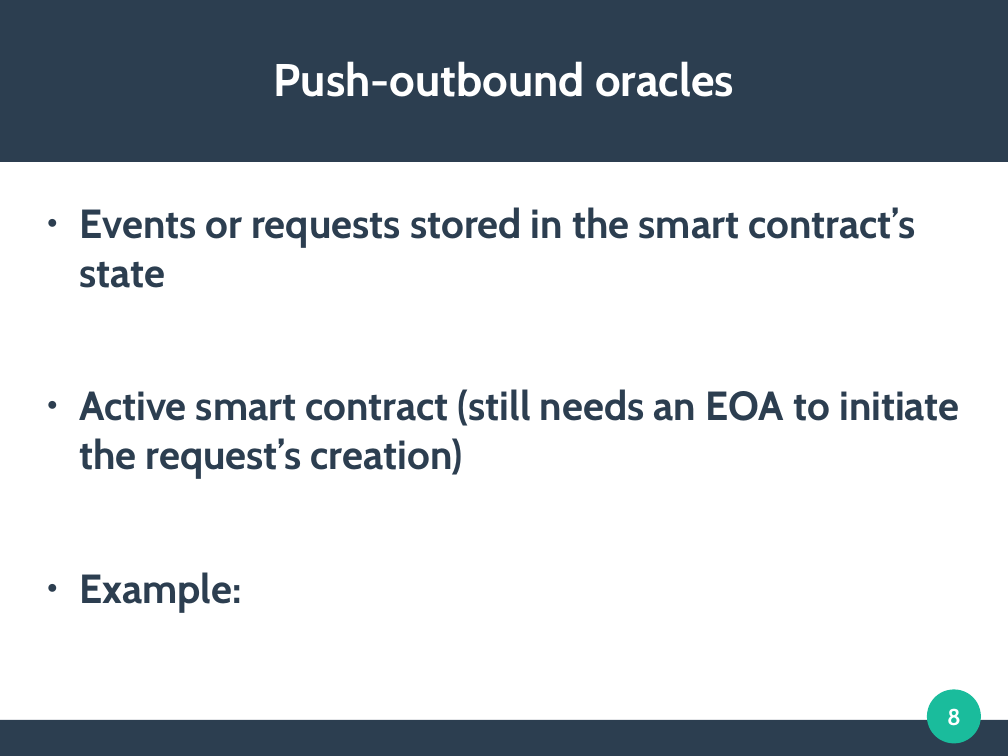
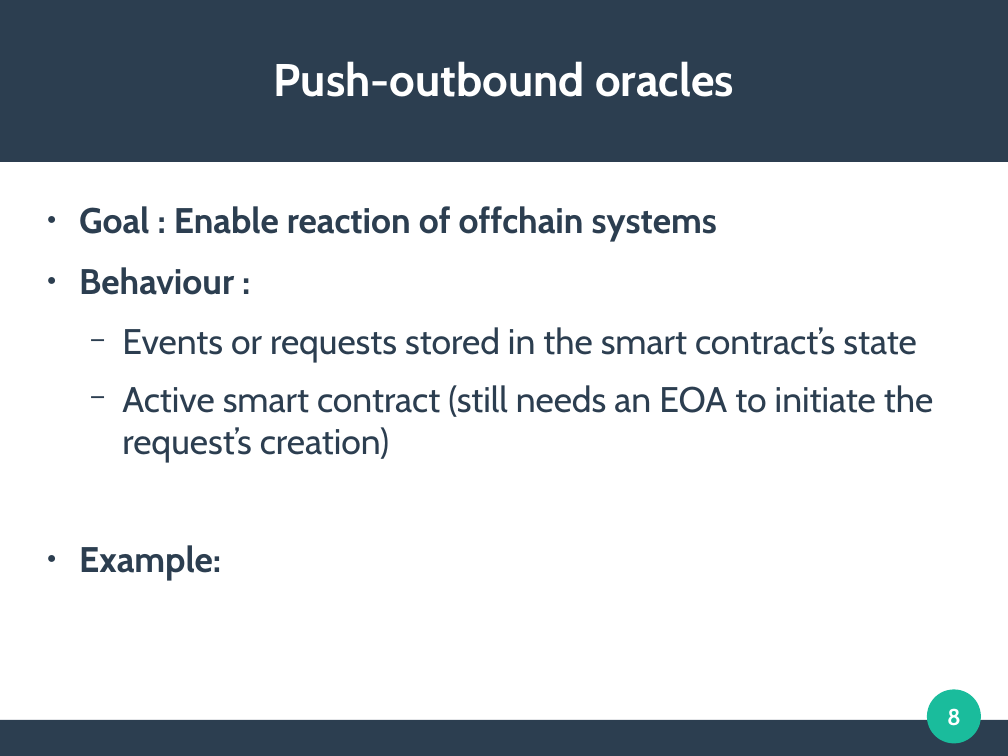
Before and after one commit to mbettinger/OT4-Lecture, a slide deck: slide 8 of Presentation - Oracles.odp. Drawn at 1008x756 pixels with LibreOffice and Linux fonts; fonts in the diff are those of the drawing. Boxes give left, top, right and bottom in pixels: in the first picture for what was removed or moved away, otherwise in the second. Text is boxed around its words. In the diff, an @@ line names an element or a change of style, - is before the commit and + after.

```diff
--- a/Presentation - Oracles.odp
+++ b/Presentation - Oracles.odp
@@ text at box(79, 206, 717, 295): paragraphs added @@
+● Goal : Enable reaction of offchain systems
+● Behaviour :
@@ text at box(79, 327, 933, 580): size 32 to 28 pt in "Events or requests stored in the smart ...", "Active smart contract (still needs an EOA ...", "Example:"; bold off in "Events or requests stored in the smart ...", "Active smart contract (still needs an EOA ..."; bullet ● to −; list level 1 to 2 in "Events or requests stored in ..."; list level 1 to 2 in "Active smart contract (still needs ..." @@
```
Also in this commit, not shown: 3 other slides changed, 2 slides added, 2 other files.
